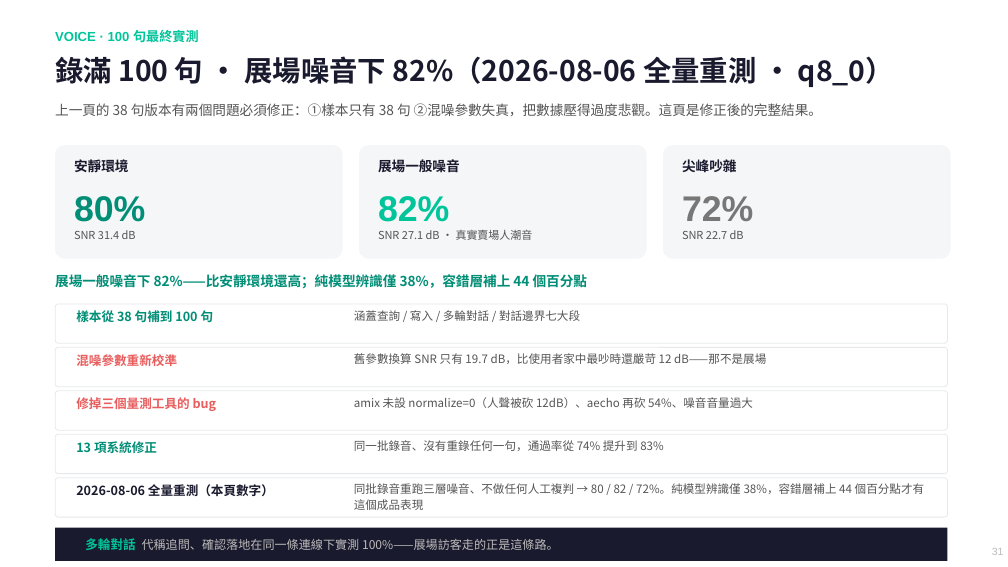
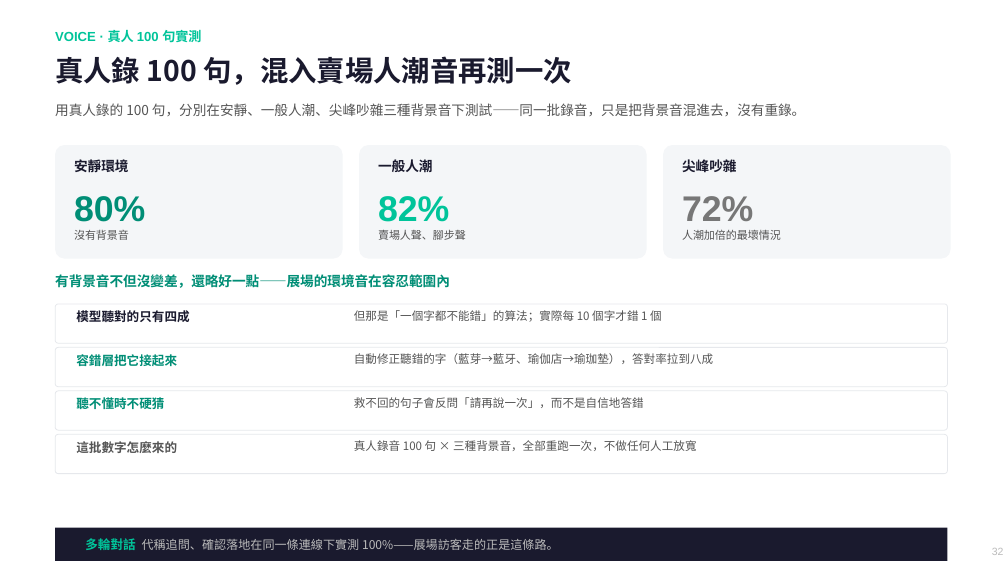
Before and after one commit to chunyen627-afk/warehouse-v2-agent, a slide deck: slide 32 of 倉管Agent_專案簡報.pptx (slide 31 before the commit). Drawn at 1008x567 pixels with LibreOffice and Linux fonts; fonts in the diff are those of the drawing. Boxes give left, top, right and bottom in pixels: in the first picture for what was removed or moved away, otherwise in the second. Text is boxed around its words. In the diff, an @@ line names an element or a change of style, - is before the commit and + after.

```diff
--- a/倉管Agent_專案簡報.pptx
+++ b/倉管Agent_專案簡報.pptx
@@ text at (55,30,201,42): text changed @@
-VOICE · 100 句最終實測
+VOICE · 真人 100 句實測
@@ text at (55,56,572,85): text changed @@
-錄滿 100 句 · 展場噪音下 82%（2026-08-06 全量重測 · q8_0）
+真人錄 100 句，混入賣場人潮音再測一次
@@ text at (55,103,805,116): text changed @@
-上一頁的 38 句版本有兩個問題必須修正：①樣本只有 38 句 ②混噪參數失真，把數據壓得過度悲觀。這頁是修正後的完整結果。
+用真人錄的 100 句，分別在安靜、一般人潮、尖峰吵雜三種背景音下測試——同一批錄音，只是把背景音混進去，沒有重錄。
@@ text at (378,159,432,173): text changed @@
-展場一般噪音
+一般人潮
@@ text at (74,230,129,240): text changed @@
-SNR 31.4 dB
+沒有背景音
@@ text at (378,230,466,240): text changed @@
-SNR 27.1 dB · 真實賣場人潮音
+賣場人聲、腳步聲
@@ text at (682,230,781,240): text changed @@
-SNR 22.7 dB
+人潮加倍的最壞情況
@@ text at (55,274,450,288): text changed @@
-展場一般噪音下 82%——比安靜環境還高；純模型辨識僅 38%，容錯層補上 44 個百分點
+有背景音不但沒變差，還略好一點——展場的環境音在容忍範圍內
@@ text at (76,310,189,322): text changed; text colour #008E76 to #1A1A2E @@
-樣本從 38 句補到 100 句
+模型聽對的只有四成
@@ text at (354,310,662,322): text changed @@
-涵蓋查詢 / 寫入 / 多輪對話 / 對話邊界七大段
+但那是「一個字都不能錯」的算法；實際每 10 個字才錯 1 個
@@ text at (76,354,177,366): text changed; text colour #E85D5D to #008E76 @@
-混噪參數重新校準
+容錯層把它接起來
@@ text at (354,353,713,364): text changed @@
-舊參數換算 SNR 只有 19.7 dB，比使用者家中最吵時還嚴苛 12 dB——那不是展場
+自動修正聽錯的字（藍芽→藍牙、瑜伽店→瑜珈墊），答對率拉到八成
@@ text at (76,397,164,409): text changed; text colour #E85D5D to #008E76 @@
-修掉三個量測工具的 bug
+聽不懂時不硬猜
@@ text at (354,397,644,408): text changed @@
-amix 未設 normalize=0（人聲被砍 12dB）、aecho 再砍 54%、噪音音量過大
+救不回的句子會反問「請再說一次」，而不是自信地答錯
@@ text at (76,441,177,453): text changed; text colour #008E76 to #555555 @@
-13 項系統修正
+這批數字怎麼來的
@@ text at (354,440,696,451): text changed @@
-同一批錄音、沒有重錄任何一句，通過率從 74% 提升到 83%
+真人錄音 100 句 × 三種背景音，全部重跑一次，不做任何人工放寬
@@ rounded rectangle removed at (55,478,948,517) @@
@@ text removed at (76,484,274,496) @@
-2026-08-06 全量重測（本頁數字）
@@ text removed at (354,483,925,510) @@
-同批錄音重跑三層噪音、不做任何人工複判 → 80 / 82 / 72%。純模型辨識僅 38%，容錯層補上 44 個百分點才有這個成品表現
```
Also in this commit, not shown: 18 other slides changed, 1 slide added, 1 other file.
